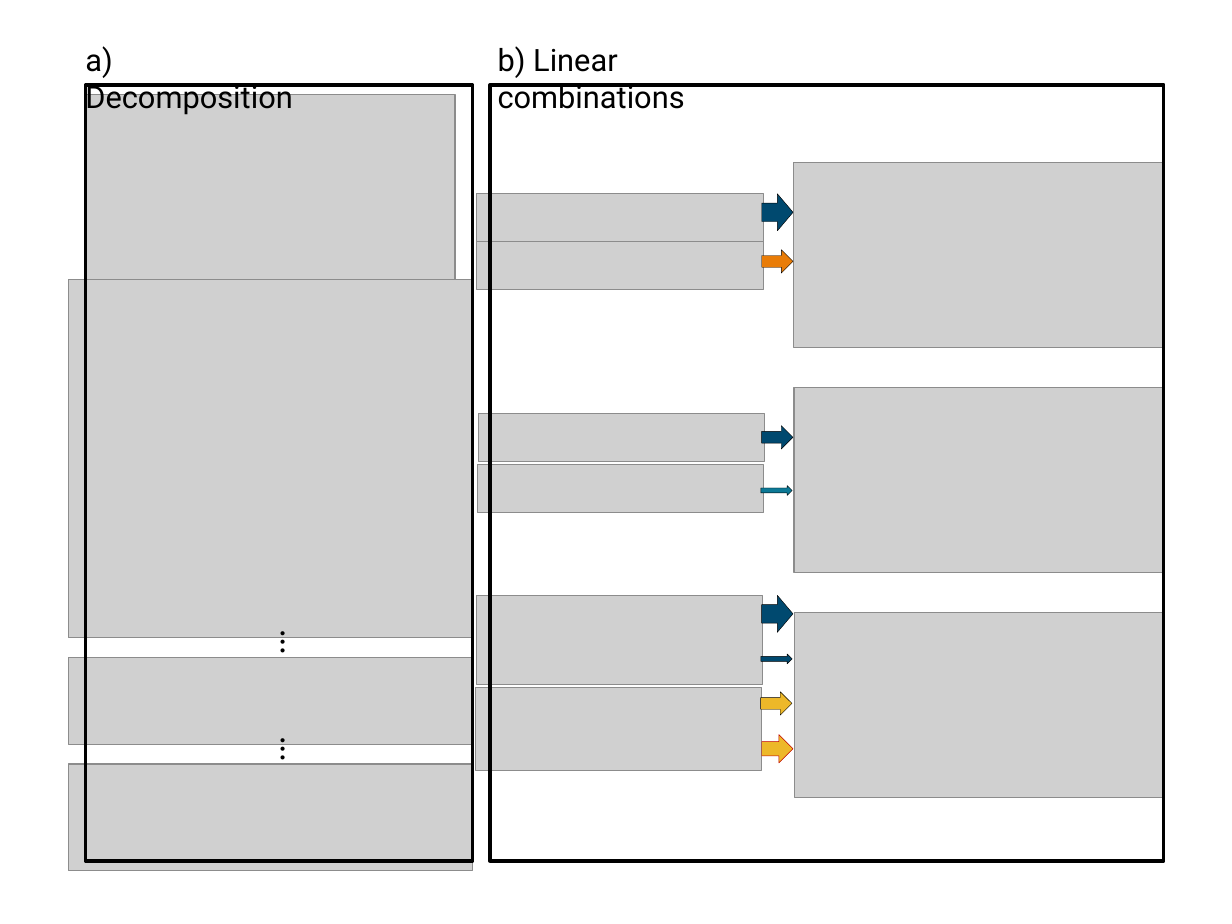
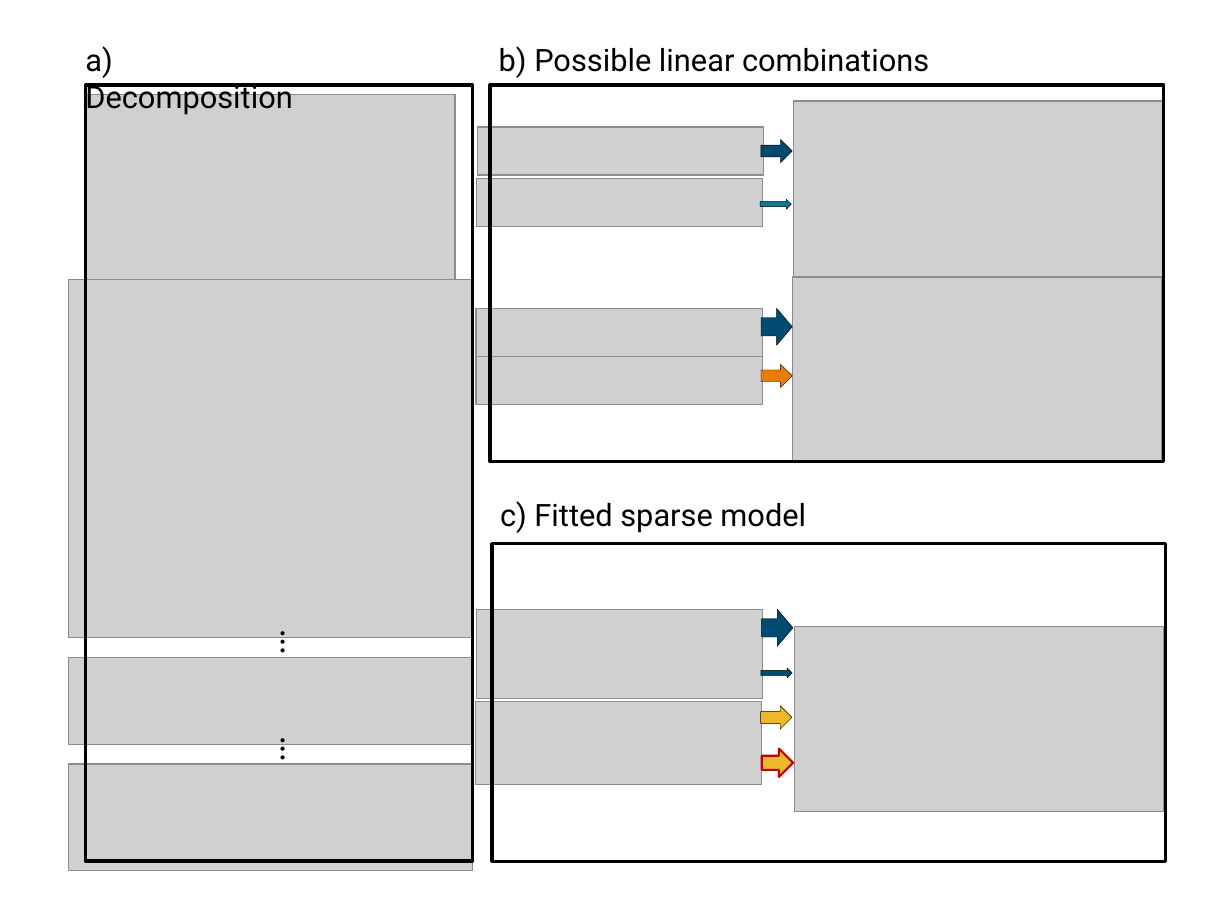
Before and after one commit to Dusty-Gannon/sparse-model-forecasts, a slide deck: slide 2 of Figures/concept_fig_editable.pptx. Drawn at 1232x924 pixels with LibreOffice and Linux fonts; fonts in the diff are those of the drawing; grey boxes stand for pictures. Boxes give left, top, right and bottom in pixels: in the first picture for what was removed or moved away, otherwise in the second. Text is boxed around its words. In the diff, an @@ line names an element or a change of style, - is before the commit and + after.

```diff
--- a/Figures/concept_fig_editable.pptx
+++ b/Figures/concept_fig_editable.pptx
@@ rectangle resized from (x1=68, y1=36, x2=1178, y2=871) to (x1=74, y1=36, x2=1179, y2=890) @@
@@ text at (x1=499, y1=46, x2=929, y2=78): text changed @@
-b) Linear combinations
+b) Possible linear combinations
@@ rectangle resized from (x1=490, y1=85, x2=1164, y2=861) to (x1=490, y1=85, x2=1164, y2=462) @@
@@ 3 pictures, 2 right arrows moved together from (x1=478, y1=388, x2=1163, y2=573) to (x1=477, y1=101, x2=1163, y2=286) @@
@@ 3 pictures, 2 right arrows moved together from (x1=477, y1=163, x2=1163, y2=347) to (x1=476, y1=277, x2=1162, y2=462) @@
@@ text added at (x1=500, y1=501, x2=806, y2=533), 18 pt, text #000000 @@
+c) Fitted sparse model
@@ rectangle added at (x1=492, y1=543, x2=1165, y2=861), outline #000000 2 pt @@
@@ 4 right arrows, 3 pictures moved together from (x1=476, y1=595, x2=1164, y2=797) to (x1=476, y1=610, x2=1164, y2=811) @@
@@ right arrow at (x1=761, y1=749, x2=792, y2=777): outline #C00000 0.25 pt to #C00000 1.25 pt @@
```
Also in this commit, not shown: 1 other file.
